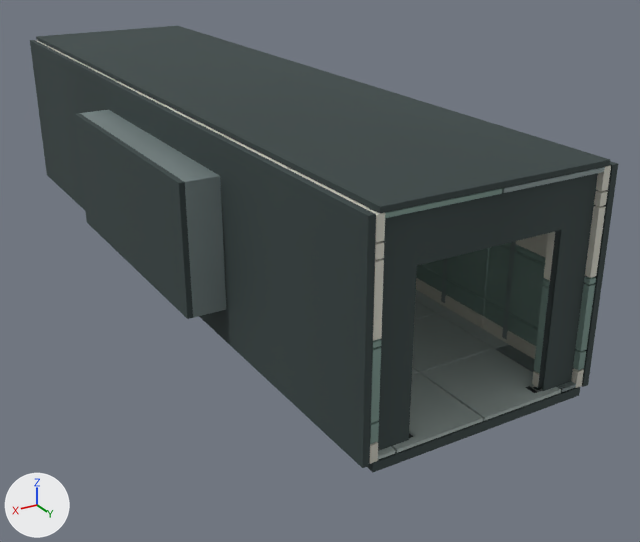
An edit to the glTF model assets/environments/cultivation/passage-2-3.glb, drawn before and after from the same camera.
Rendered twice from a 50 mm camera at (13.87, 14.78, 12.88) aimed at (-1.92, -11.54, -0.29). The axes (+X, +Y, +Z) are drawn at lower left. The lights are the same throughout. The first picture is the older version.

Names of what the first picture shows: 'C2_passage-2-3_Batch_Architecture_Alloy', 'C2_passage-2-3_Batch_Architecture_Ceramic', 'C2_passage-2-3_Batch_Architecture_Cool', 'C2_passage-2-3_Batch_Architecture_Graphite', 'C2_passage-2-3_Batch_Architecture_Resin'.
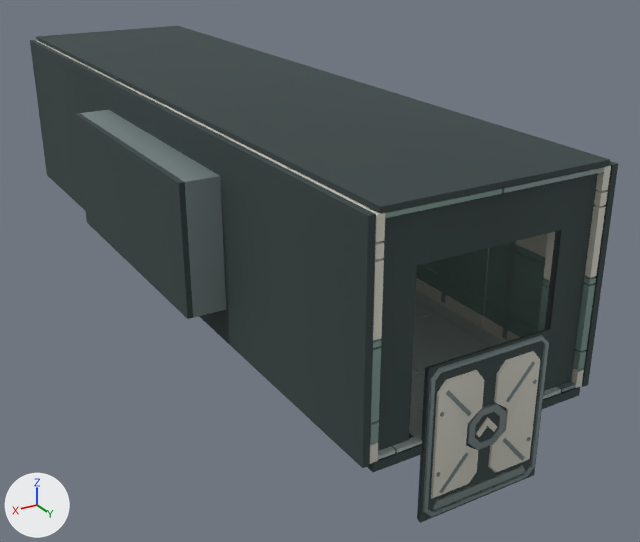
Pixel boxes [x1, y1, x2, y2] of what changed, in the pictures (640 x 542 px):
'C2_passage-2-3_Batch_cultivation-room-2-to-3-goop-lab-passage-entry-shutter-panel_Ceramic', added: after [431, 351, 540, 499]
'C2_passage-2-3_Batch_cultivation-room-2-to-3-goop-lab-passage-entry-shutter-panel_Graphite', added: after [417, 329, 551, 523]
'C2_passage-2-3_Batch_cultivation-room-2-to-3-goop-lab-passage-entry-shutter-panel_Alloy', added: after [423, 335, 549, 517]

Edits to the bpy script that builds the scene:
```text
Add me_c2_passage_2_3_containment_door_core_001:
    me_c2_passage_2_3_containment_door_core_001.from_pydata(...)  # 24 vertices, 24 faces; spans x -2.0..2.0, y -0.1..0.1, z -2.3..2.3
    me_c2_passage_2_3_containment_door_core_001.materials.append(mat_c2_passage_2_3_graphite)
Add me_c2_passage_2_3_containment_door_armour__1__1_001:
    me_c2_passage_2_3_containment_door_armour__1__1_001.from_pydata(...)  # 112 vertices, 156 faces; spans x -1.7..1.7, y -0.14..0.14, z -1.65..1.82
    me_c2_passage_2_3_containment_door_armour__1__1_001.materials.append(mat_c2_passage_2_3_ceramic)
Add me_c2_passage_2_3_containment_door_perimeter__1_001:
    me_c2_passage_2_3_containment_door_perimeter__1_001.from_pydata(...)  # 336 vertices, 468 faces; spans x -1.94..1.94, y -0.15..0.15, z -2.22..2.22
    me_c2_passage_2_3_containment_door_perimeter__1_001.materials.append(mat_c2_passage_2_3_alloy)
Add ob_c2_passage_2_3_batch_cultivation_room_2_to_3_goop_lab_passage_entry_shutter_panel_graphite:
    ob_c2_passage_2_3_batch_cultivation_room_2_to_3_goop_lab_passage_entry_shutter_panel_graphite = bpy.data.objects.new('C2_passage-2-3_Batch_cultivation-room-2-to-3-goop-lab-passage-entry-shutter-panel_Graphite', me_c2_passage_2_3_containment_door_core_001)
    ob_c2_passage_2_3_batch_cultivation_room_2_to_3_goop_lab_passage_entry_shutter_panel_graphite.location = (0.0, 0.0, 0.0)
Add ob_c2_passage_2_3_batch_cultivation_room_2_to_3_goop_lab_passage_entry_shutter_panel_ceramic:
    ob_c2_passage_2_3_batch_cultivation_room_2_to_3_goop_lab_passage_entry_shutter_panel_ceramic = bpy.data.objects.new('C2_passage-2-3_Batch_cultivation-room-2-to-3-goop-lab-passage-entry-shutter-panel_Ceramic', me_c2_passage_2_3_containment_door_armour__1__1_001)
    ob_c2_passage_2_3_batch_cultivation_room_2_to_3_goop_lab_passage_entry_shutter_panel_ceramic.location = (0.0, 0.0, 0.0)
Add ob_c2_passage_2_3_batch_cultivation_room_2_to_3_goop_lab_passage_entry_shutter_panel_alloy:
    ob_c2_passage_2_3_batch_cultivation_room_2_to_3_goop_lab_passage_entry_shutter_panel_alloy = bpy.data.objects.new('C2_passage-2-3_Batch_cultivation-room-2-to-3-goop-lab-passage-entry-shutter-panel_Alloy', me_c2_passage_2_3_containment_door_perimeter__1_001)
    ob_c2_passage_2_3_batch_cultivation_room_2_to_3_goop_lab_passage_entry_shutter_panel_alloy.location = (0.0, 0.0, 0.0)
```
